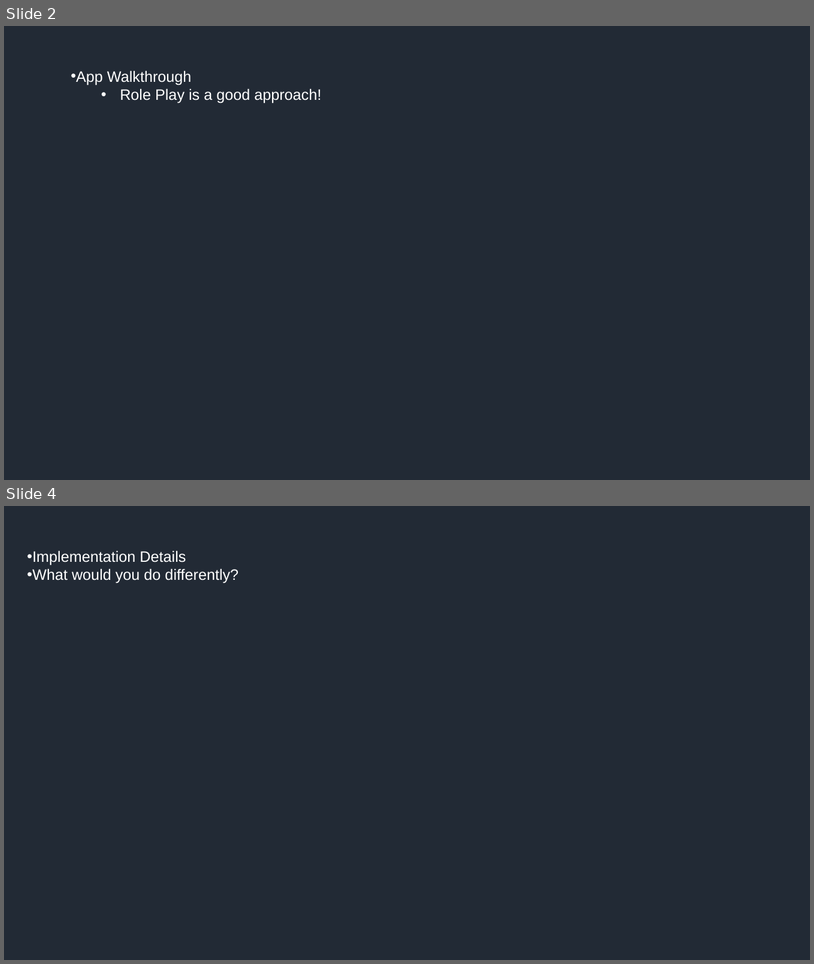
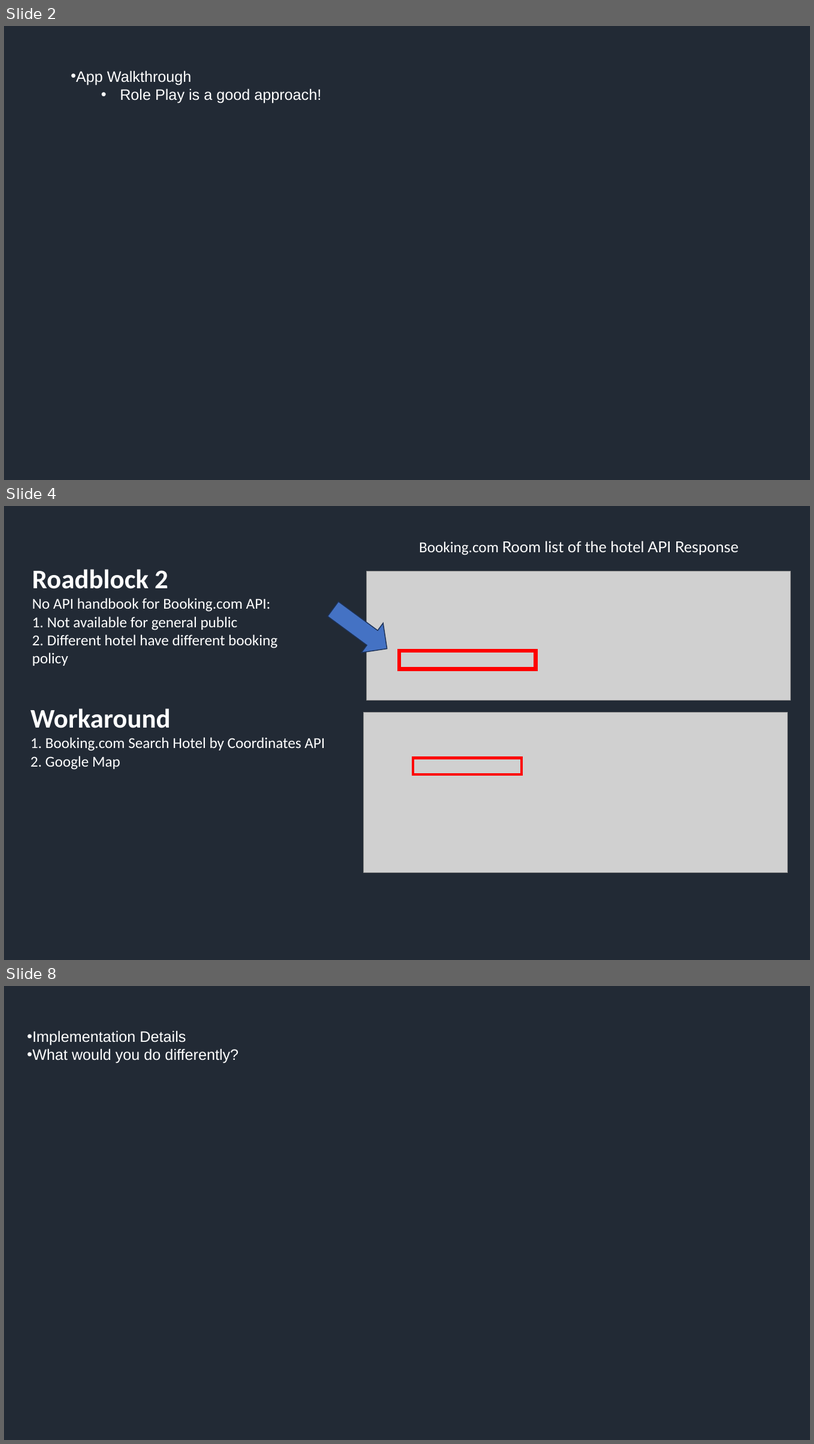
Before and after one commit to csc0007/CS501_GroupWork, a slide deck: Homework9-Final/Final Presentation.pptx. Shown one above the other, each under a label of ours: slides 2 and 4 before the commit, slides 2, 4 and 8 after it; the slides between them are not shown. The pictures are 814x964 and 814x1444 pixels, drawn with LibreOffice and Linux fonts; fonts in the diff are those of the drawing; grey boxes stand for pictures. Boxes give left, top, right and bottom in pixels: in the first picture for what was removed or moved away, otherwise in the second. Text is boxed around its words. In the diff, an @@ line names an element or a change of style, - is before the commit and + after.

```diff
--- a/Homework9-Final/Final Presentation.pptx
+++ b/Homework9-Final/Final Presentation.pptx
@@ slide 4 added at (4, 506, 810, 960), background #222A35 @@
@@ text added at (419, 541, 739, 555), 18 pt, text #FFFFFF @@
+Booking.com Room list of the hotel API Response
@@ text added at (32, 569, 278, 666), 18 pt, text #FFFFFF @@
+Roadblock 2
+No API handbook for Booking.com API:
+1. Not available for general public
+2. Different hotel have different booking policy
@@ picture added at (367, 571, 791, 700) @@
@@ right arrow added at (323, 594, 399, 664), fill #4472C4, outline #1E3256 1 pt @@
@@ rectangle added at (399, 651, 536, 669), outline #FF0000 4.5 pt @@
@@ text added at (30, 708, 325, 769), 18 pt, text #FFFFFF @@
+Workaround
+1. Booking.com Search Hotel by Coordinates API
+2. Google Map
@@ picture added at (364, 712, 788, 873) @@
@@ rectangle added at (414, 757, 522, 774), outline #FF0000 3 pt @@
@@ what was slide 4 is now slide 8 @@
```
Also in this commit, not shown: 1 slide changed, 4 other slides added, 1 slide removed, 4 other files.
